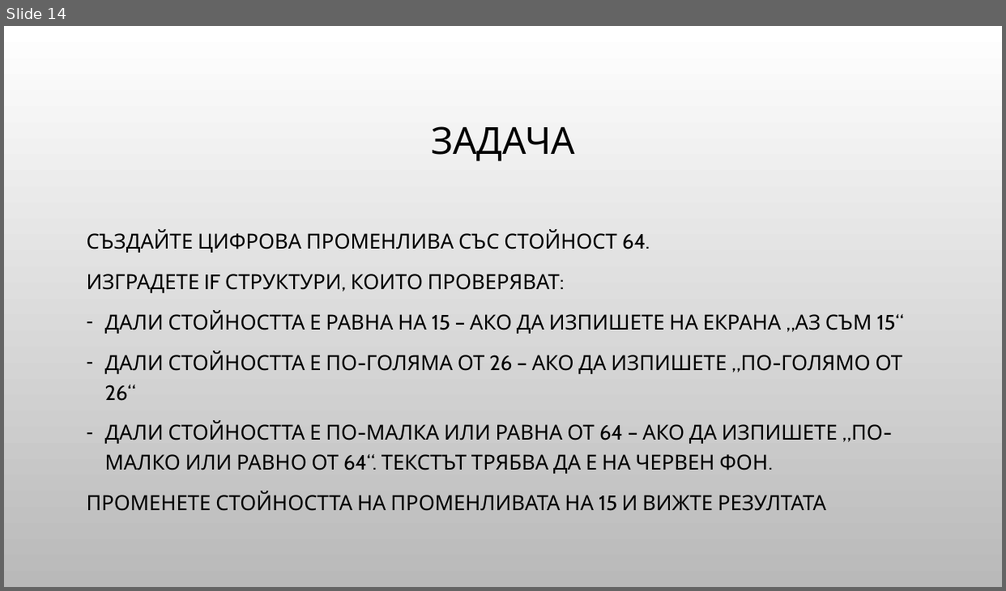
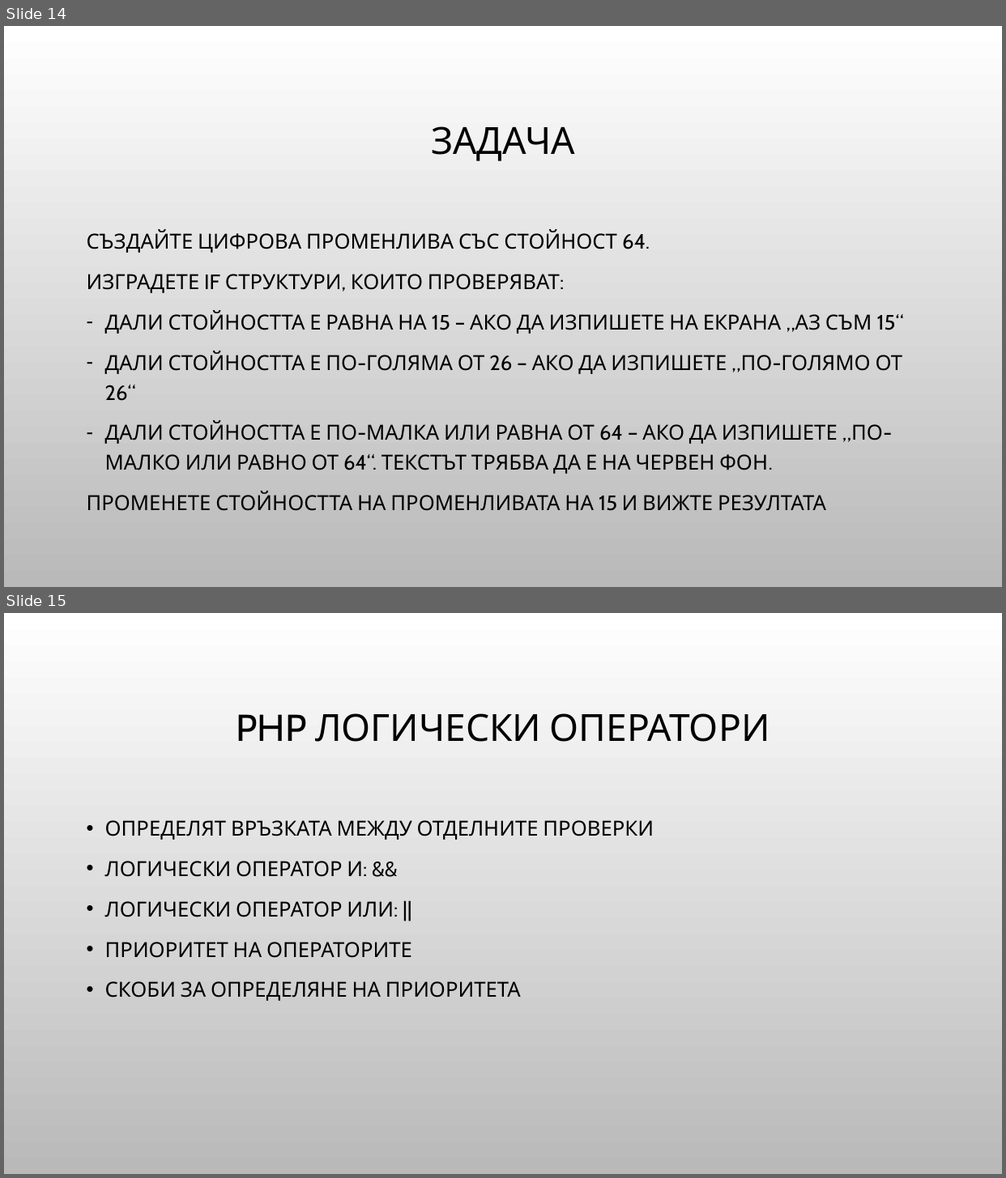
Before and after one commit to Bilyukov/php-mysql-course, a slide deck: 04.php-basics.pptx. Shown one above the other, each under a label of ours: slide 14 before the commit, slides 14 and 15 after it. The pictures are 1006x591 and 1006x1178 pixels, drawn with LibreOffice and Linux fonts; fonts in the diff are those of the drawing; background and template pictures are left out. Boxes give left, top, right and bottom in pixels: in the first picture for what was removed or moved away, otherwise in the second. Text is boxed around its words. In the diff, an @@ line names an element or a change of style, - is before the commit and + after.

```diff
--- a/04.php-basics.pptx
+++ b/04.php-basics.pptx
@@ slide 15 added at (4,613,1002,1174), background picture (left out) @@
@@ title added at (236,713,770,742), 36 pt, text #000000 @@
+PHP ЛОГИЧЕСКИ ОПЕРАТОРИ
@@ text added at (105,820,654,1001), 20 pt, text #000000 @@
+• ОПРЕДЕЛЯТ ВРЪЗКАТА МЕЖДУ ОТДЕЛНИТЕ ПРОВЕРКИ
+• ЛОГИЧЕСКИ ОПЕРАТОР И: &&
+• ЛОГИЧЕСКИ ОПЕРАТОР ИЛИ: ||
+• ПРИОРИТЕТ НА ОПЕРАТОРИТЕ
+• СКОБИ ЗА ОПРЕДЕЛЯНЕ НА ПРИОРИТЕТА
```
Also in this commit, not shown: 3 other slides added, 2 other files.
